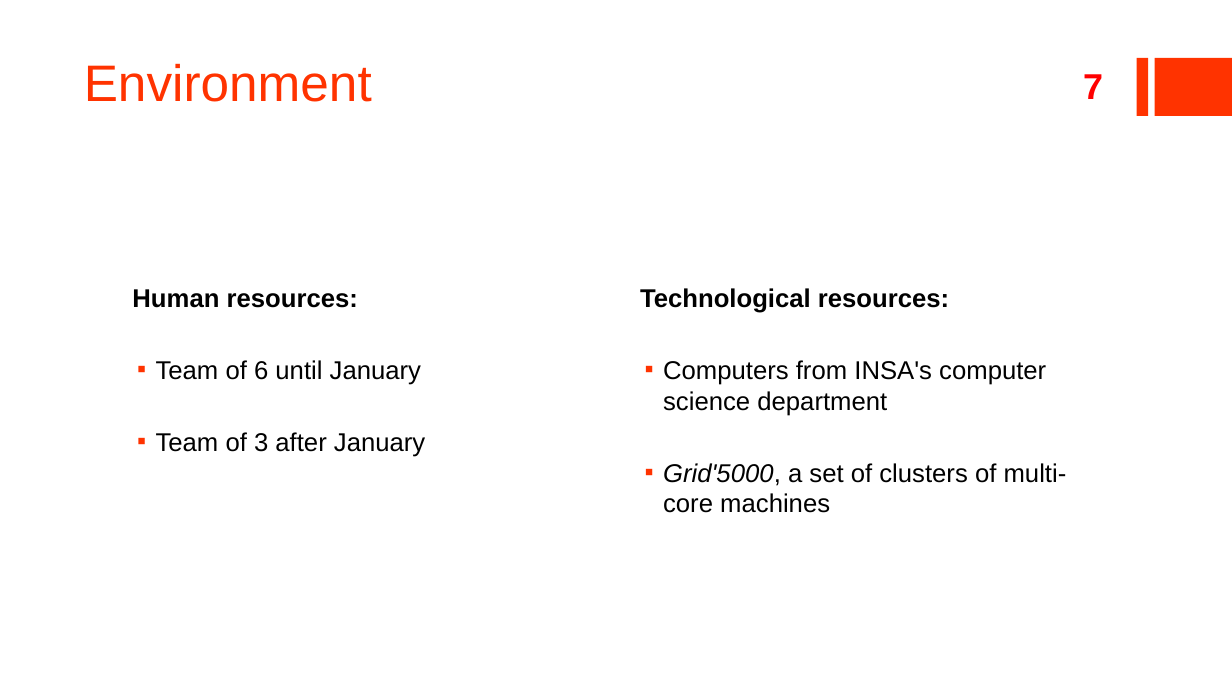
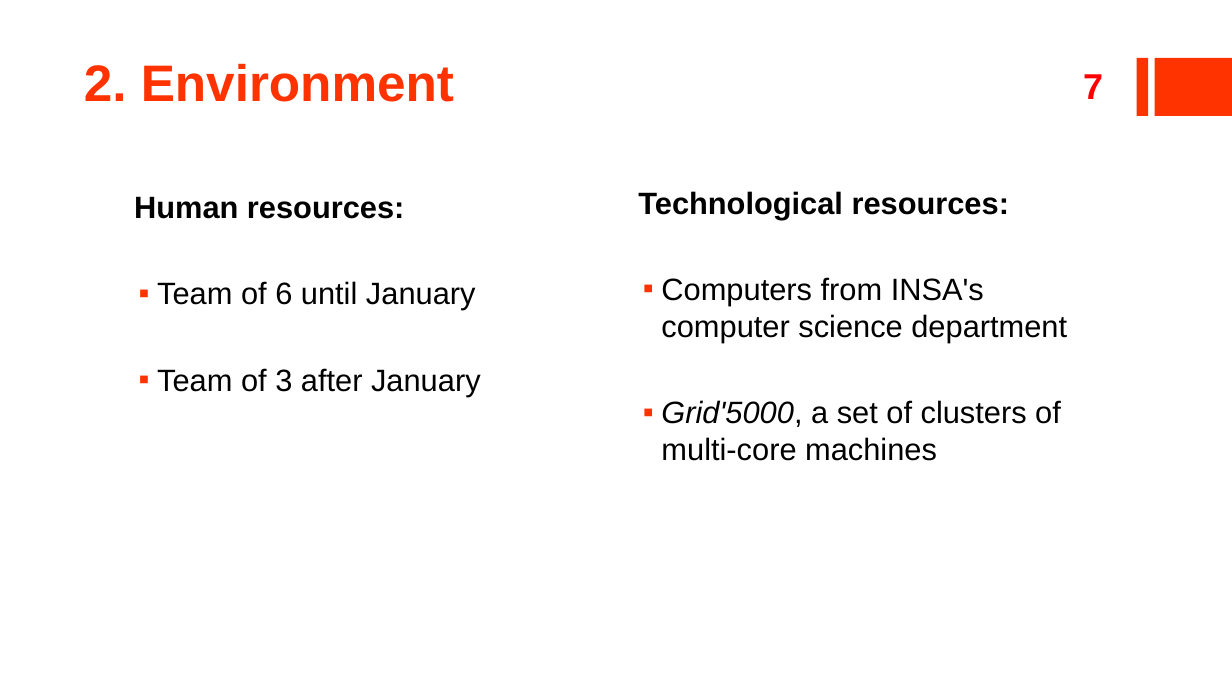
Before and after one commit to ildyria/Arimaa, a slide deck: slide 7 of Docs/Reports/Planning Presentation/V2Planning.pptx. Drawn at 1232x693 pixels with LibreOffice and Linux fonts; fonts in the diff are those of the drawing. Boxes give left, top, right and bottom in pixels: in the first picture for what was removed or moved away, otherwise in the second. Text is boxed around its words. In the diff, an @@ line names an element or a change of style, - is before the commit and + after.

```diff
--- a/Docs/Reports/Planning Presentation/V2Planning.pptx
+++ b/Docs/Reports/Planning Presentation/V2Planning.pptx
@@ title at [84, 63, 454, 102]: text changed; bold on @@
-Environment
+2. Environment
@@ text "Technological resources:" at [638, 191, 1067, 461]: size 20 to 24 pt @@
@@ text "Technological resources:": place and size @@
-text "Technological resources:" at [640, 288, 1067, 513]
+text "Technological resources:" at [638, 191, 1067, 461]
@@ text "Human resources:": place and size @@
-text "Human resources:" at [132, 289, 425, 457]
+text "Human resources:" at [134, 196, 481, 396]
@@ text "Human resources:" at [134, 196, 481, 396]: size 20 to 24 pt @@
```
Also in this commit, not shown: 8 other slides changed, 1 slide added, 2 slides removed.
